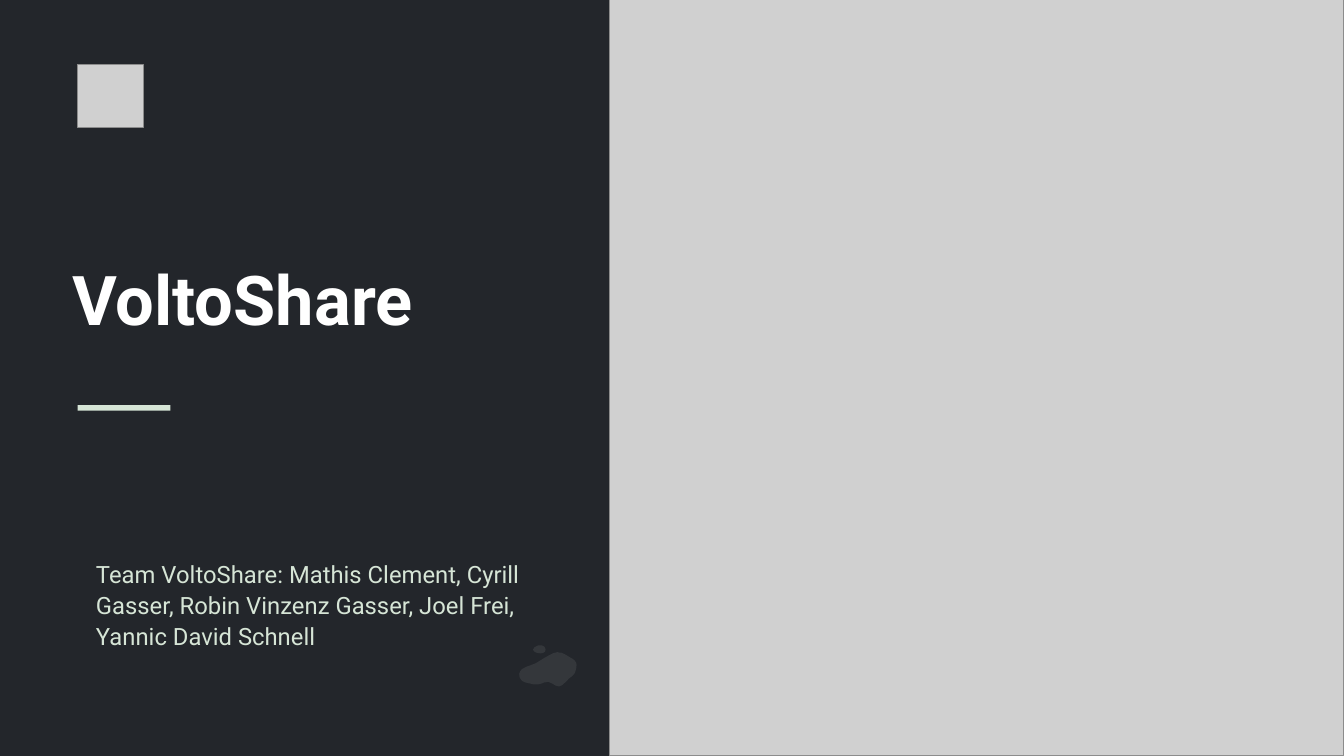
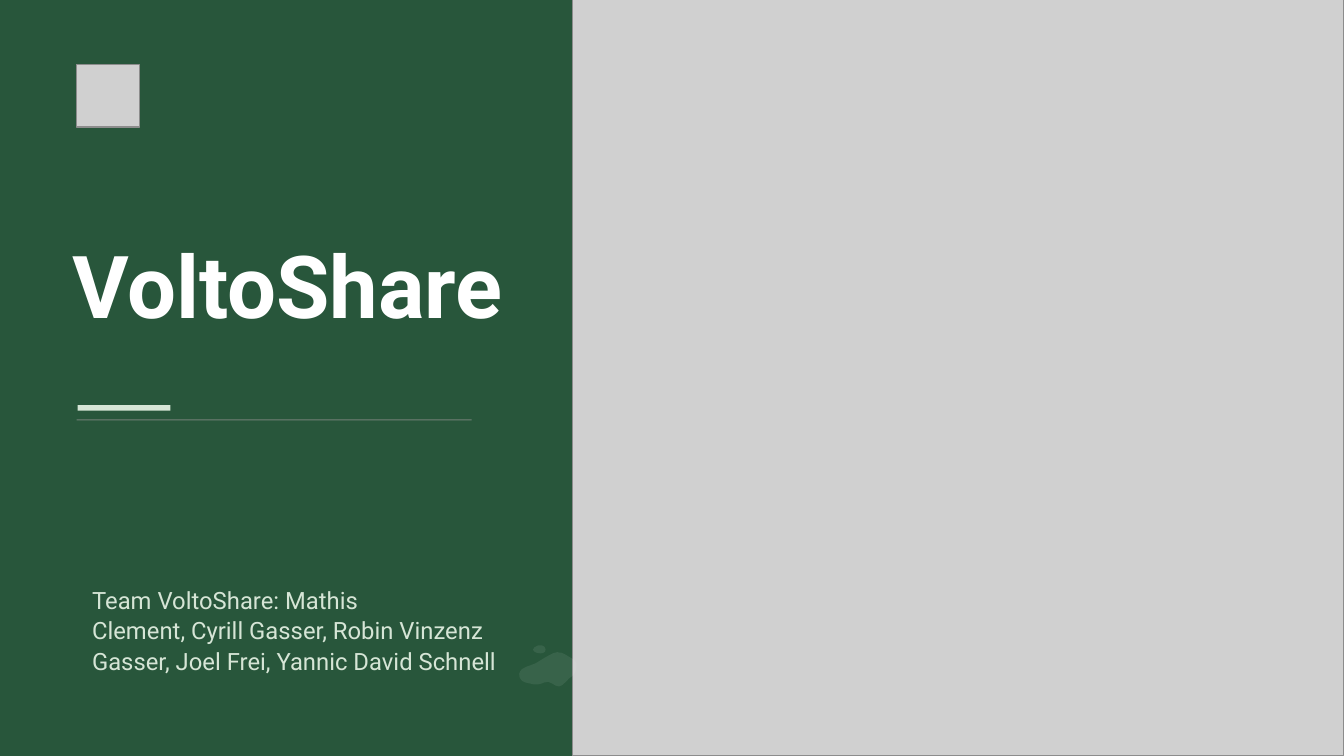
Before and after one commit to Mclement197/Economics-of-electromobility, a slide deck: slide 1 of website-src/downloads/VoltoShare-Praesentation.pptx. Drawn at 1344x756 pixels with LibreOffice and Linux fonts; fonts in the diff are those of the drawing; grey boxes stand for pictures. Boxes give left, top, right and bottom in pixels: in the first picture for what was removed or moved away, otherwise in the second. Text is boxed around its words. In the diff, an @@ line names an element or a change of style, - is before the commit and + after.

```diff
--- a/website-src/downloads/VoltoShare-Praesentation.pptx
+++ b/website-src/downloads/VoltoShare-Praesentation.pptx
@@ background #23262B to #28563B @@
@@ picture: place and size @@
-picture at [610,0,1344,756]
+picture at [573,0,1344,756]
@@ picture: place and size @@
-picture at [78,65,143,127]
+picture at [77,65,139,127]
@@ title "VoltoShare": place and size @@
-title "VoltoShare" at [73,273,413,326]
+title "VoltoShare" at [73,253,503,319]
@@ title "VoltoShare" at [73,253,503,319]: size 49 to 62 pt @@
@@ rectangle added at [77,419,472,420], fill #748178 @@
@@ text "Team VoltoShare: Mathis Clement, Cyrill ..." rewrapped from [96,565,519,646] to [92,591,496,673] @@
```
Also in this commit, not shown: 48 other slides changed, 56 other files.
